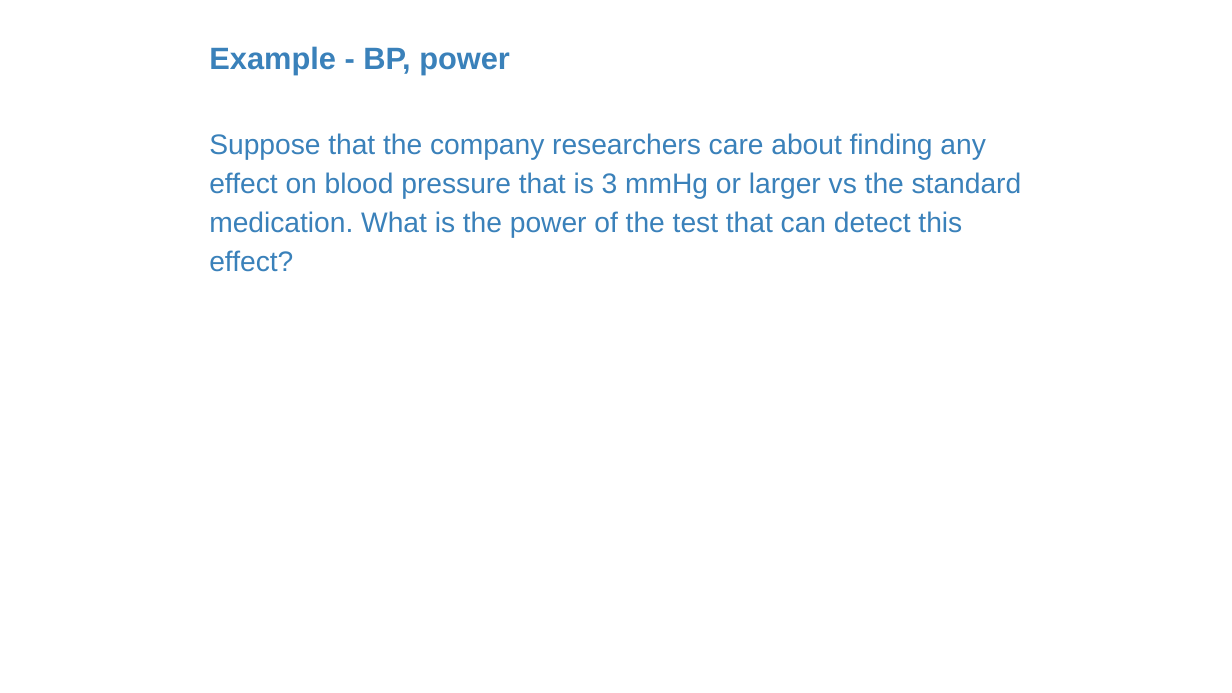
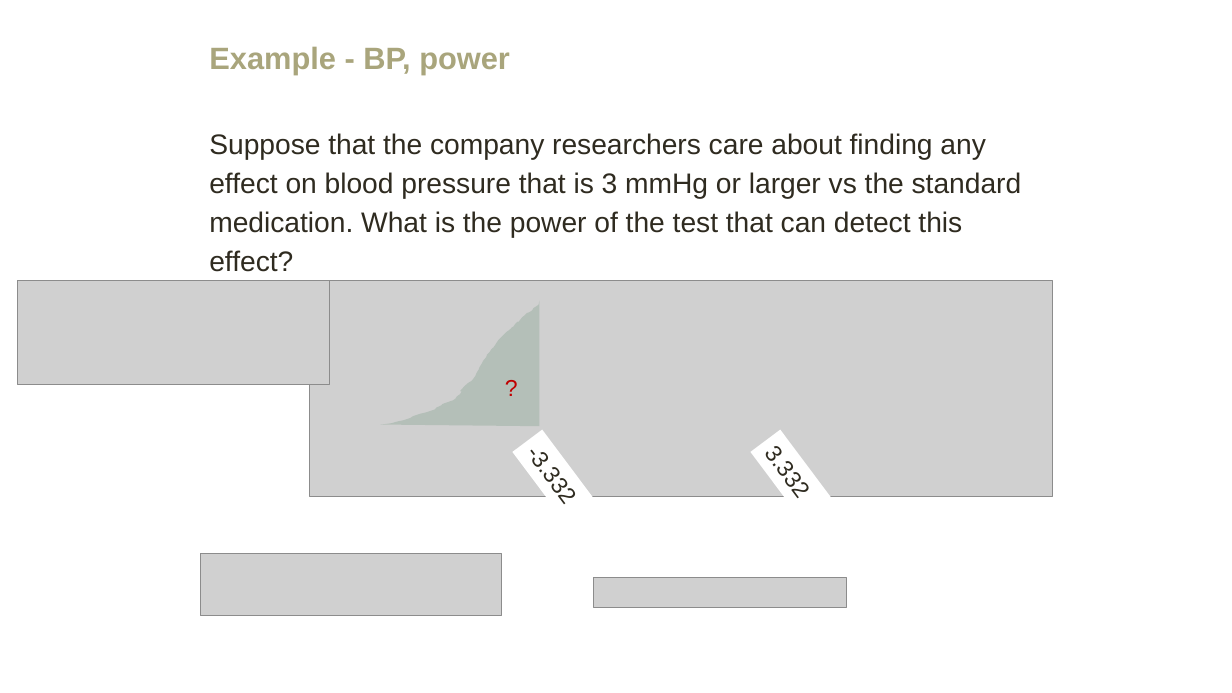
Before and after one commit to amosca01/MATH108-F23, a slide deck: slide 36 of slides/13-power-calculation.pptx (slide 16 before the commit). Drawn at 1232x693 pixels with LibreOffice and Linux fonts; fonts in the diff are those of the drawing; grey boxes stand for pictures. Boxes give left, top, right and bottom in pixels: in the first picture for what was removed or moved away, otherwise in the second. Text is boxed around its words. In the diff, an @@ line names an element or a change of style, - is before the commit and + after.

```diff
--- a/slides/13-power-calculation.pptx
+++ b/slides/13-power-calculation.pptx
@@ text "Example - BP, power" at (209, 46, 510, 74): text colour #3A81BA to #A9A57C @@
@@ text "Suppose that the company researchers ..." at (209, 133, 1022, 272): text colour #3A81BA to #2F2B20 @@
@@ picture added at (18, 281, 329, 384) @@
@@ picture added at (310, 281, 1053, 496) @@
@@ freeform shape added at (381, 300, 540, 426), fill #0C5A29 at 14% opacity @@
@@ text added at (496, 369, 530, 406), 18 pt, text #C00000 @@
+?
@@ rectangle added at (512, 430, 593, 520), fill #FFFFFF, 18 pt, text #2F2B20 @@
+-3.332
@@ rectangle added at (751, 430, 831, 520), fill #FFFFFF, 18 pt, text #2F2B20 @@
+3.332
@@ picture added at (201, 554, 502, 616) @@
@@ picture added at (593, 578, 847, 607) @@
```
Also in this commit, not shown: 21 other slides changed, 26 slides added, 8 slides removed, 10 other files.
